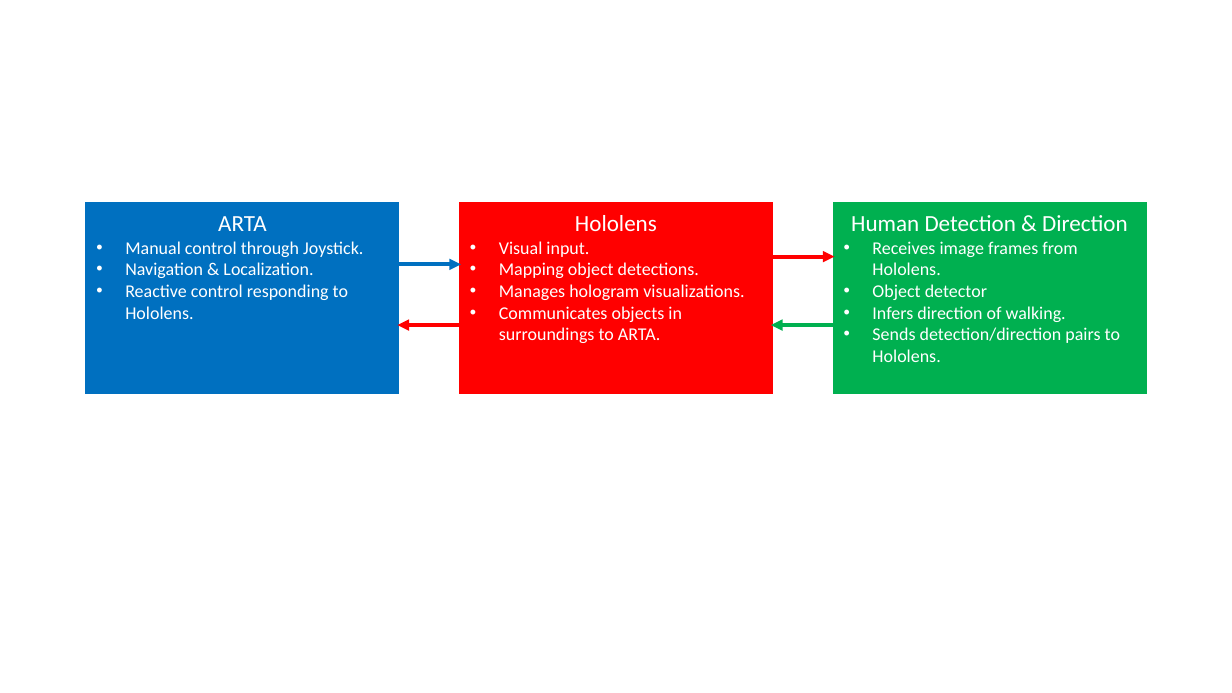
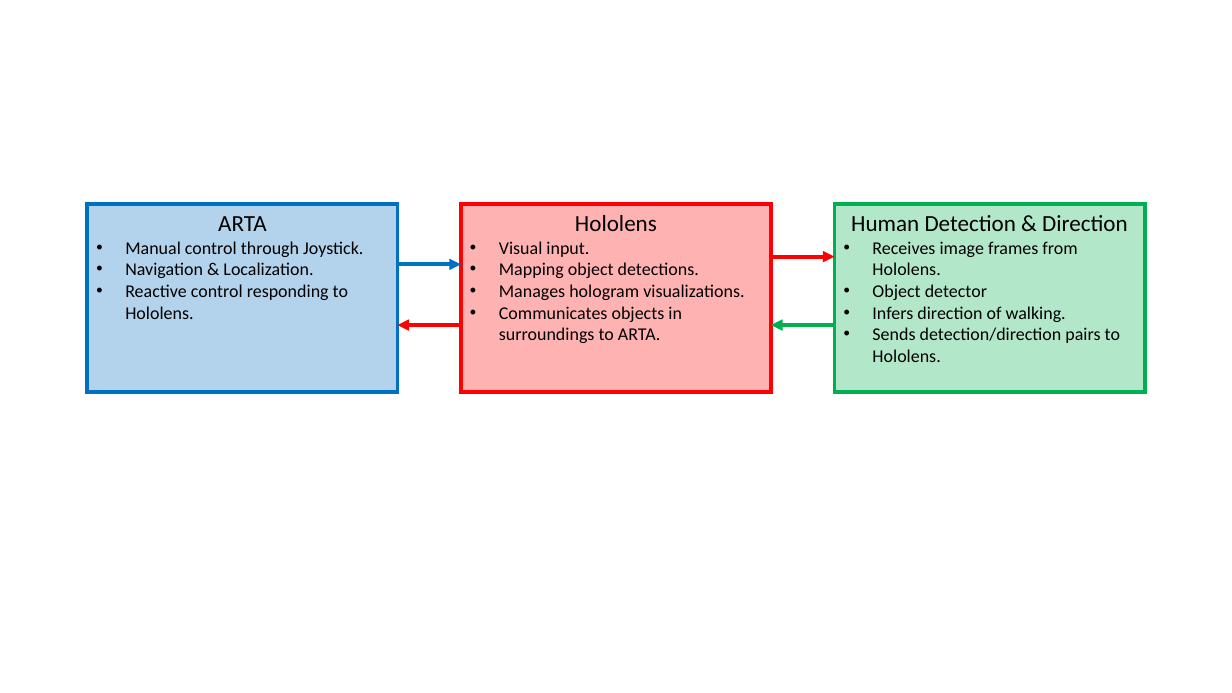
Before and after one commit to alaksana96/FinalYearProject, a slide deck: slide 1 of FinalReport/img/chapter4_analysis/Diagrams.pptx. Drawn at 1232x693 pixels with LibreOffice and Linux fonts; fonts in the diff are those of the drawing. Boxes give left, top, right and bottom in pixels: in the first picture for what was removed or moved away, otherwise in the second. Text is boxed around its words. In the diff, an @@ line names an element or a change of style, - is before the commit and + after.

```diff
--- a/FinalReport/img/chapter4_analysis/Diagrams.pptx
+++ b/FinalReport/img/chapter4_analysis/Diagrams.pptx
@@ rectangle "ARTA" at box(87, 203, 397, 392): text colour #FFFFFF to #000000; fill #0070C0 to #0070C0 at 30% opacity @@
@@ rectangle "Hololens" at box(461, 203, 772, 392): text colour #FFFFFF to #000000; fill #FF0000 to #FF0000 at 30% opacity @@
@@ rectangle "Human Detection & Direction" at box(835, 203, 1145, 392): text colour #FFFFFF to #000000; fill #00B050 to #00B050 at 30% opacity @@
```
Also in this commit, not shown: 1 other slide changed, 1 slide added, 1 slide removed, 1 other file.
